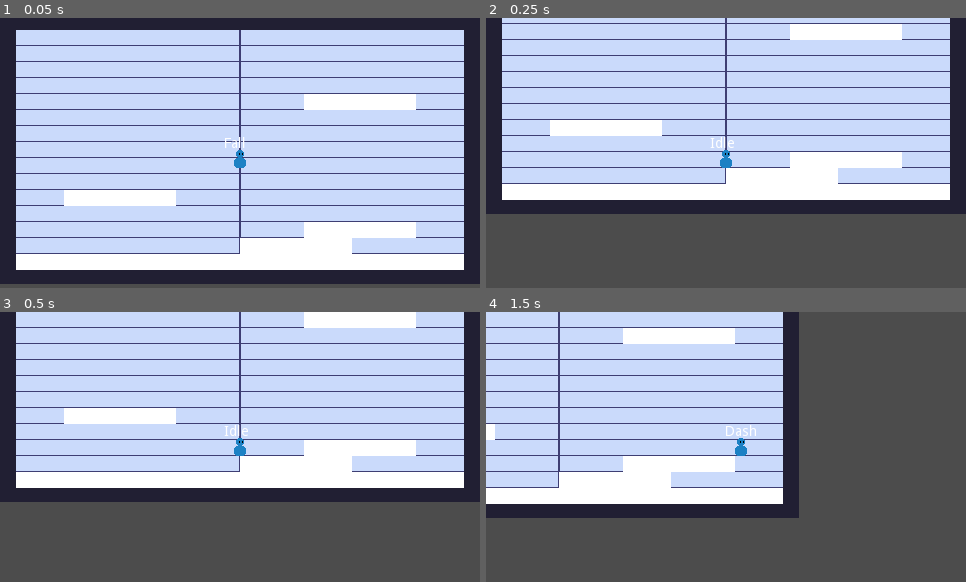
Above: before the commit, frames 1-4 (two rows, left to right).
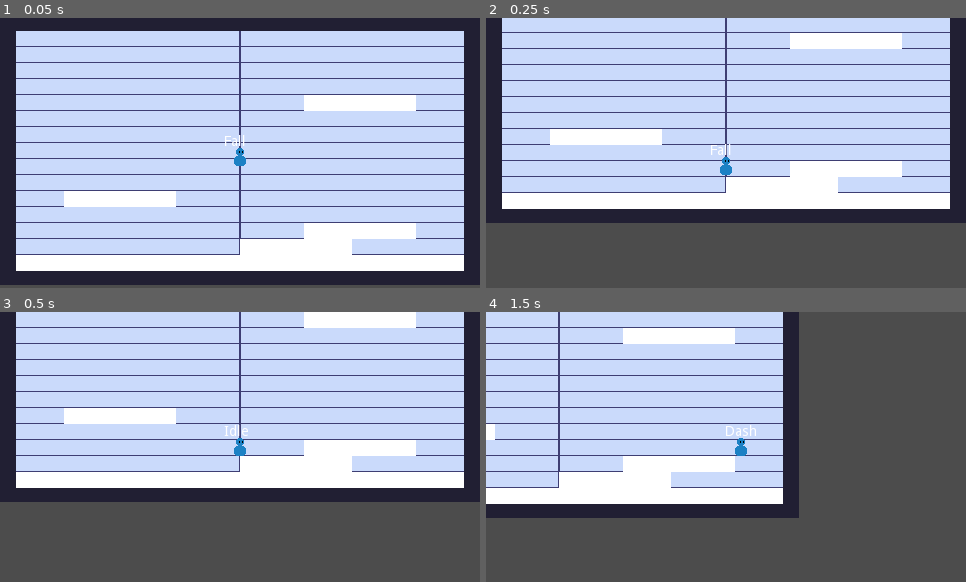
Above: after the commit, the same moments.

Repository: VuurMos/godot-3.5-platformer-character-controller
Game: Godot game, scene res://Game.tscn
The game is run twice, just before and just after one commit, with the same random seed, the same clock (stepped at 60 frames per second) and the same inputs.
Inputs:
- Up to frame 1 (0.05 s): no input
- Up to frame 2 (0.25 s): no input
- Up to frame 3 (0.5 s): no input
- Up to frame 4 (1.5 s): hold X (dash) 0.53-1.28 s; hold Right (right) from 0.53 s (still down); tap C (jump) at 0.77 s; tap X (dash) at 1.35 s

The runs differ from the first frame. In frame 1, 10% of the frame differs, in the area x 0-100%, y 4-99%; in frame 2, 20%, in the area x 0-100%, y 1-76%; in frame 3, nothing differs; in frame 4, nothing differs.

Commit message:
Added reduced gravity for falls from grounded states

Diff:
--- a/platformer-controller/player/player-state-machine/player-states/player-fall-state.gd
+++ b/platformer-controller/player/player-state-machine/player-states/player-fall-state.gd
@@ -1,19 +1,24 @@
 # Fall State
 extends PlayerAirState
 
+var from_ground_fall := false
 
 func enter(msg := {}) -> void:
 	# Start coyote time
 	if msg.has("from_ground"):
 		player.coyote_timer.start()
+		from_ground_fall = true
+	else:
+		from_ground_fall = false
 
 	player.fall_timer.start()
 
 
 func physics_update(delta: float) -> void:
-	# TODO: If transitioning from a ground state, ramp up the gravity slowly
-	# to prevent the player from falling so quickly when walking off smaller steps
-	player.apply_gravity(player.fall_gravity)
+	if from_ground_fall:
+		player.apply_gravity(player.fall_gravity * 0.5)
+	else:
+		player.apply_gravity(player.fall_gravity)
 	player.clamp_fall_speed()
 
 	if is_zero_approx(player.input_direction.x):
--- a/platformer-controller/player/player-state-machine/player-states/player-state.gd
+++ b/platformer-controller/player/player-state-machine/player-states/player-state.gd
@@ -34,8 +34,6 @@
 
 func update(_delta: float) -> void:
 	player.input_direction = _get_input_direction()
-	print(state_machine.state)
-	print(player.velocity.x)
 
 
 func physics_update(_delta: float) -> void:
